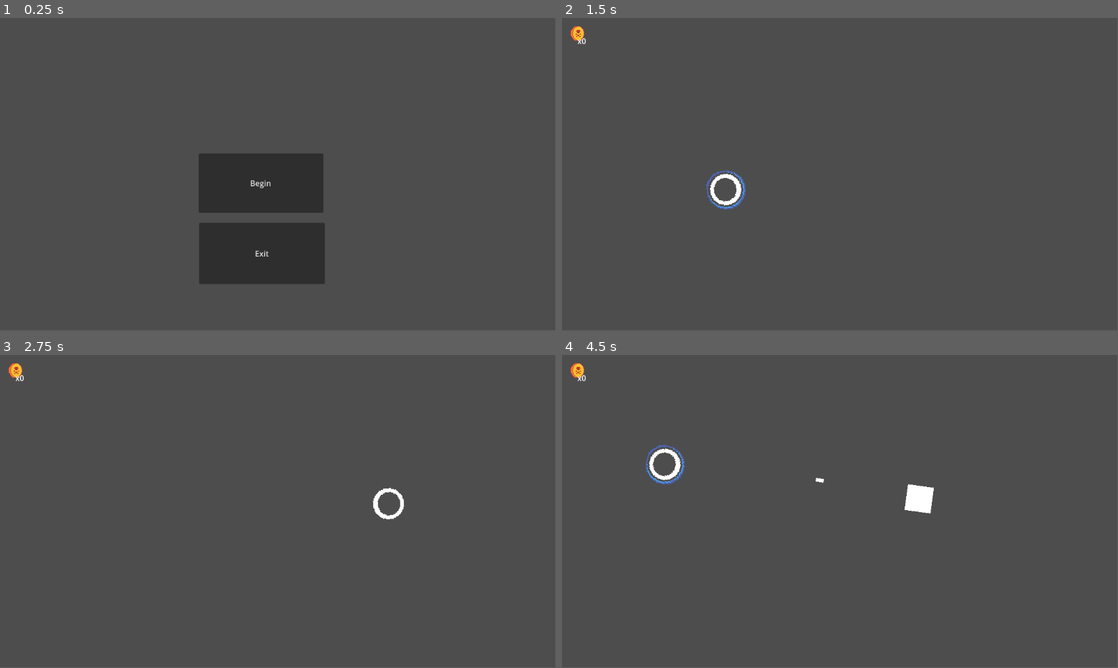
Above: before the commit, frames 1-4 (two rows, left to right).
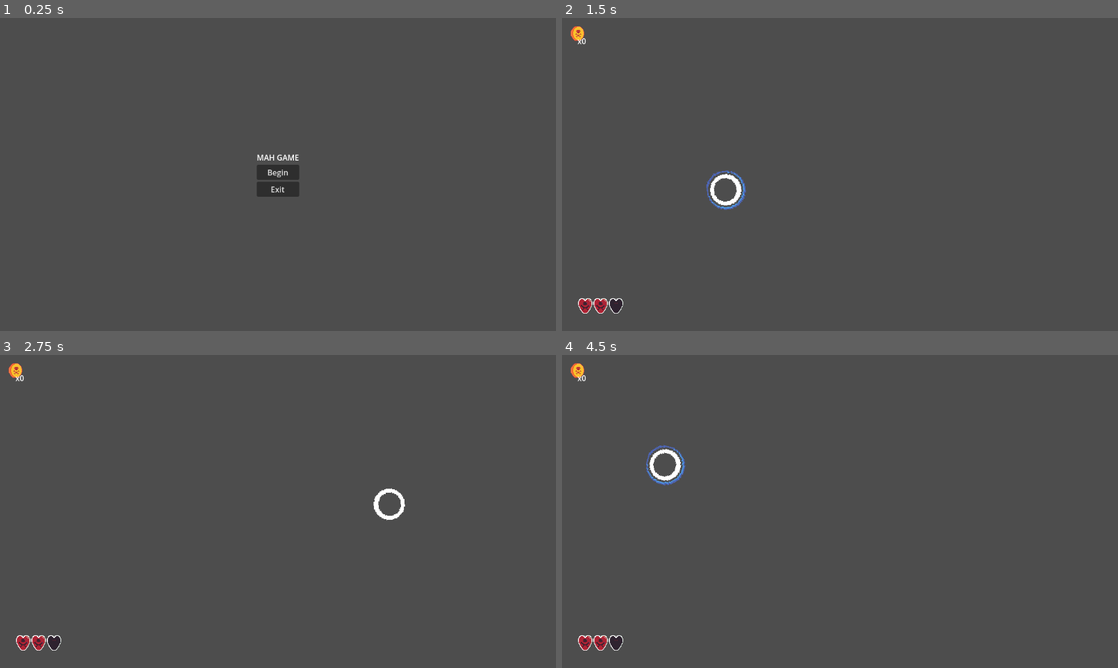
Above: after the commit, the same moments.

Repository: QuiescentTrip/Tavern-GameJam
Game: Godot game, scene res://Title.tscn
Two runs of this game, one before a commit and one after it. Both use one fixed random seed, a clock stepped at 60 frames per second and the inputs below.
Inputs (mouse positions are in pixels of both pictures, inside the frame that each line leads up to):
- Up to frame 1 (0.25 s): no input
- Up to frame 2 (1.5 s): click "Begin" at 0.5 s; tap Enter at 1.25 s; move the mouse to (962, 158) at 1.27 s; hold D (right) from 1.28 s (still down); hold Right mouse button (RMB) from 1.28 s (still down)
- Up to frame 3 (2.75 s): tap Space at 2 s; move the mouse to (166, 527) at 2.02 s; release D (right) at 2.03 s; release Right mouse button (RMB) at 2.03 s; hold S (down) from 2.03 s (still down); click (166, 527) at 2.1 s; right-click (166, 527) at 2.3 s
- Up to frame 4 (4.5 s): tap Enter at 2.75 s; move the mouse to (895, 442) at 2.77 s; release S (down) at 2.78 s; hold D (right) 2.78-3.53 s; hold Right mouse button (RMB) 2.78-3.53 s; move the mouse to (812, 574) at 3.52 s; hold W (up) 3.53-4.28 s; right-click (812, 574) at 3.6 s; move the mouse to (1006, 558) at 4.27 s; hold A (left) from 4.28 s (still down); hold Right mouse button (RMB) from 4.28 s (still down); click (1006, 558) at 4.35 s
In our replay, the window is 799x449 before the commit and 800x450 after it. These sizes can differ from the game's own. Grey fills any space a smaller window leaves; there, only what the larger window draws over its background counts as a difference.

The runs differ from the first frame. In frame 1, 7.9% of the frame differs, in the area x 35-59%, y 43-85%; in frame 2, 0.5%; in frame 3, 0.4%; in frame 4, 0.9%.
Error after the commit: Parse Error: Expected statement, found "Indent" instead. (res://enemy_manager.gd:26)

Commit message:
added a bit of UI

Diff:
--- a/Godot/Enemies/Basic_Enemy.gd
+++ b/Godot/Enemies/Basic_Enemy.gd
@@ -55,4 +55,5 @@
 		cooldown.start()
 
 func onkill():
+	GlobalSignals.update_coins.emit(10, false)
 	queue_free()
--- a/Godot/GUI/GUI.gd
+++ b/Godot/GUI/GUI.gd
@@ -2,6 +2,8 @@
 class_name UI
 
 @onready var coin_label = $Control/MarginContainer/VBoxContainer/HBoxContainer2/Coins
+@onready var player = get_parent().get_node("Player")
+@onready var bar = $Control/Shield_bar
 
 var coins = 0:
 	set(new_coins):
@@ -9,9 +11,24 @@
 		_update_coins_label()
 
 
+func _physics_process(_delta):
+	#bar.value = player.shield
+	pass
+
+
 func _update_coins_label():
 	coin_label.text = "x" + str(coins)
 
+func _update_coins(coins, negative):
+	if negative:
+		if self.coins < coins:
+			coins = 0
+		else:
+			self.coins -= coins
+	else:
+		self.coins += coins
+
 
 func _ready():
+	GlobalSignals.update_coins.connect(_update_coins)
 	_update_coins_label()
--- a/Godot/GUI/GUI.tscn
+++ b/Godot/GUI/GUI.tscn
@@ -1,7 +1,9 @@
-[gd_scene load_steps=3 format=3 uid="uid://c7b04mt1cd4ao"]
+[gd_scene load_steps=5 format=3 uid="uid://c7b04mt1cd4ao"]
 
 [ext_resource type="Texture2D" uid="uid://bnuqjn0m1qvje" path="res://sprites/coin.png" id="1_swf2a"]
 [ext_resource type="Script" path="res://GUI/GUI.gd" id="1_ut6e6"]
+[ext_resource type="Texture2D" uid="uid://cc58kgb2r4xrl" path="res://sprites/Health.png" id="3_2fk0s"]
+[ext_resource type="Texture2D" uid="uid://do4nns8ey5j2e" path="res://sprites/Health_empty.png" id="4_1xbvq"]
 
 [node name="GUI" type="CanvasLayer"]
 script = ExtResource("1_ut6e6")
@@ -41,4 +43,30 @@
 
 [node name="Coins" type="Label" parent="Control/MarginContainer/VBoxContainer/HBoxContainer2"]
 layout_mode = 2
-text = "You have this much money"
+
+[node name="VBoxContainer3" type="VBoxContainer" parent="Control/MarginContainer"]
+layout_mode = 2
+size_flags_horizontal = 0
+size_flags_vertical = 8
+
+[node name="Control" type="Control" parent="Control/MarginContainer/VBoxContainer3"]
+layout_mode = 2
+size_flags_vertical = 4
+
+[node name="Empty_hearts" type="TextureRect" parent="Control/MarginContainer/VBoxContainer3/Control"]
+texture_filter = 1
+layout_mode = 2
+offset_top = -36.0
+offset_right = 96.0
+offset_bottom = -4.0
+texture = ExtResource("4_1xbvq")
+stretch_mode = 1
+
+[node name="Full_hearts" type="TextureRect" parent="Control/MarginContainer/VBoxContainer3/Control"]
+texture_filter = 1
+layout_mode = 2
+offset_top = -36.0
+offset_right = 64.0
+offset_bottom = -4.0
+texture = ExtResource("3_2fk0s")
+stretch_mode = 1
--- a/Godot/Player/Player.gd
+++ b/Godot/Player/Player.gd
@@ -2,15 +2,15 @@
 
 class_name Player
 
-var center = Vector2()
-var damping = 12.0
+var shield_degen = 0.5
+var shield = 100
 var team = 0
-var friction = 0.18
 var speed = 500
-var bulletspeed = 4000
+var coins = 0
 var empty = true
 var shielded = false
 var invincible = false
+
 @onready var invincible_timer = $invincible
 @onready var AnimatedSprite = $AnimatedSprite2D
 @onready var end = $Marker2D
@@ -23,6 +23,17 @@
 
 
 func _physics_process(_delta: float) -> void:
+	print(shield)
+	if shielded:
+		shield = max(shield - shield_degen, 0)
+	elif shield < 100 and !shielded :
+		var regen = shield + (shield_degen / 2)
+		shield = min(regen, 100)
+
+	if shield <= 0:
+		$Sprite2D.visible = false
+		shielded = false
+
 	var direction := Vector2(
 		Input.get_action_strength("right") - Input.get_action_strength("left"),
 		Input.get_action_strength("down") - Input.get_action_strength("up")
@@ -51,12 +62,12 @@
 	empty = true
 
 func _input(event):
-	if event.is_action_pressed("RMB"):
-		$Sprite2D.visible = not $Sprite2D.visible
+	if event.is_action_pressed("RMB") and shield >= 0:
+		$Sprite2D.visible = true
 		shielded = true
 
 	elif event.is_action_released("RMB"):
-		$Sprite2D.visible = not $Sprite2D.visible
+		$Sprite2D.visible = false
 		shielded = false
 
 func onkill():
--- a/Godot/Signal/GlobalSignals.gd
+++ b/Godot/Signal/GlobalSignals.gd
@@ -1,3 +1,5 @@
 extends Node
 
 signal bullet_fired(bullet, position, direction, team)
+
+signal update_coins(coins)
--- a/Godot/Title.tscn
+++ b/Godot/Title.tscn
@@ -5,24 +5,49 @@
 
 [node name="Title" type="Node2D"]
 
-[node name="Quit" type="Button" parent="."]
-offset_left = 413.0
-offset_top = 425.0
-offset_right = 674.0
-offset_bottom = 552.0
-text = "Exit"
-script = ExtResource("1_dyac6")
-
-[node name="Play" type="Button" parent="."]
-offset_left = 412.0
-offset_top = 281.0
-offset_right = 671.0
-offset_bottom = 404.0
-text = "Begin"
-
 [node name="Title_Music" type="AudioStreamPlayer" parent="."]
 stream = ExtResource("2_8lrbj")
 autoplay = true
 
-[connection signal="pressed" from="Quit" to="Quit" method="_on_pressed"]
-[connection signal="pressed" from="Play" to="Quit" method="_on_button_pressed"]
+[node name="CanvasLayer" type="CanvasLayer" parent="."]
+
+[node name="Control" type="Control" parent="CanvasLayer"]
+layout_mode = 3
+anchors_preset = 15
+anchor_right = 1.0
+anchor_bottom = 1.0
+grow_horizontal = 2
+grow_vertical = 2
+
+[node name="MarginContainer" type="MarginContainer" parent="CanvasLayer/Control"]
+layout_mode = 1
+anchors_preset = 15
+anchor_right = 1.0
+anchor_bottom = 1.0
+grow_horizontal = 2
+grow_vertical = 2
+metadata/_edit_use_anchors_ = true
+
+[node name="VBoxContainer" type="VBoxContainer" parent="CanvasLayer/Control/MarginContainer"]
+layout_mode = 2
+size_flags_horizontal = 4
+size_flags_vertical = 4
+
+[node name="Label" type="Label" parent="CanvasLayer/Control/MarginContainer/VBoxContainer"]
+layout_mode = 2
+text = "MAH GAME"
+
+[node name="VBoxContainer2" type="VBoxContainer" parent="CanvasLayer/Control/MarginContainer/VBoxContainer"]
+layout_mode = 2
+
+[node name="Play" type="Button" parent="CanvasLayer/Control/MarginContainer/VBoxContainer/VBoxContainer2"]
+layout_mode = 2
+text = "Begin"
+
+[node name="Quit" type="Button" parent="CanvasLayer/Control/MarginContainer/VBoxContainer/VBoxContainer2"]
+layout_mode = 2
+text = "Exit"
+script = ExtResource("1_dyac6")
+
+[connection signal="pressed" from="CanvasLayer/Control/MarginContainer/VBoxContainer/VBoxContainer2/Play" to="CanvasLayer/Control/MarginContainer/VBoxContainer/VBoxContainer2/Quit" method="_on_button_pressed"]
+[connection signal="pressed" from="CanvasLayer/Control/MarginContainer/VBoxContainer/VBoxContainer2/Quit" to="CanvasLayer/Control/MarginContainer/VBoxContainer/VBoxContainer2/Quit" method="_on_pressed"]
--- a/Godot/enemy_manager.gd
+++ b/Godot/enemy_manager.gd
@@ -22,7 +22,7 @@
 func _on_timer_timeout():
 	var pos = Vector2(randi_range(xpos, x), randi_range(ypos, y))
 
-	if pos.distance_to(player.position) > 600:
+	if pos.distance_to(player.position) > 600:aaa
 		var enemy = Basic_Enemy.instantiate()
 		enemy.position = pos
 		add_child(enemy)
--- a/Godot/project.godot
+++ b/Godot/project.godot
@@ -18,6 +18,10 @@
 [autoload]
 
 GlobalSignals="*res://Signal/GlobalSignals.gd"
+
+[display]
+
+window/stretch/mode="viewport"
 
 [input]
 
Binary file added: Godot/sprites/Health.png
Not shown, added: Godot/sprites/Health.png.import
Binary file added: Godot/sprites/Health_empty.png
Not shown, added: Godot/sprites/Health_empty.png.import
Binary file added: Godot/sprites/resurrect-64-1x.png
Not shown, added: Godot/sprites/resurrect-64-1x.png.import
